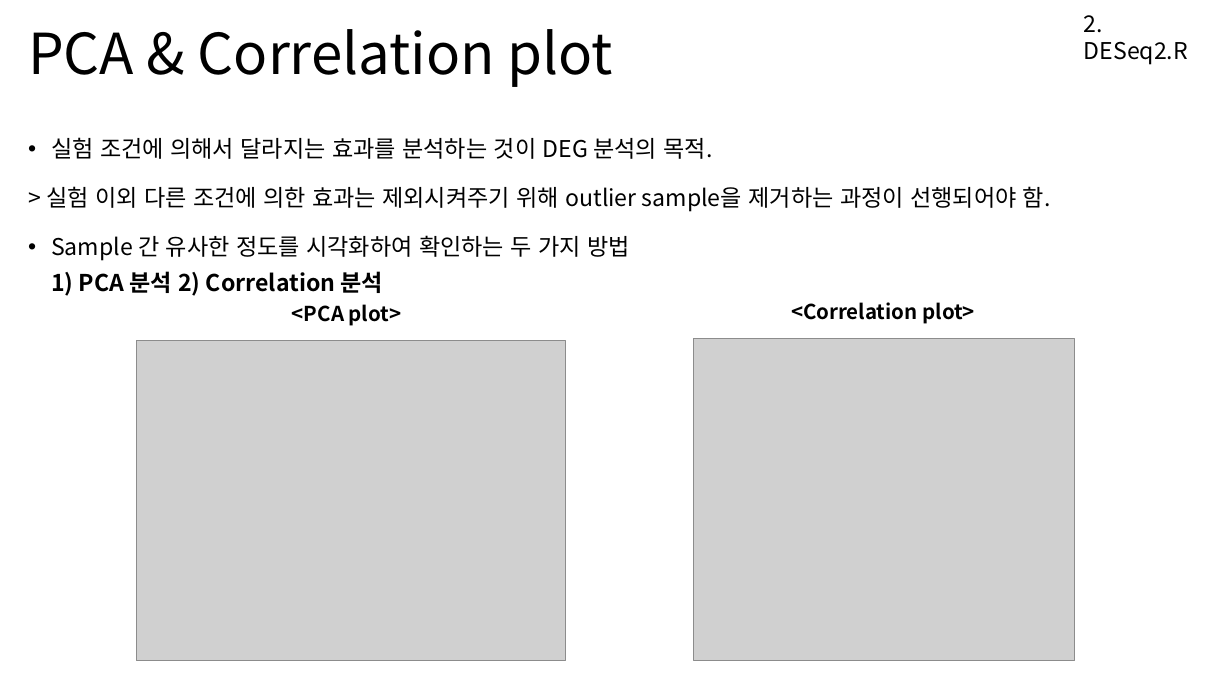
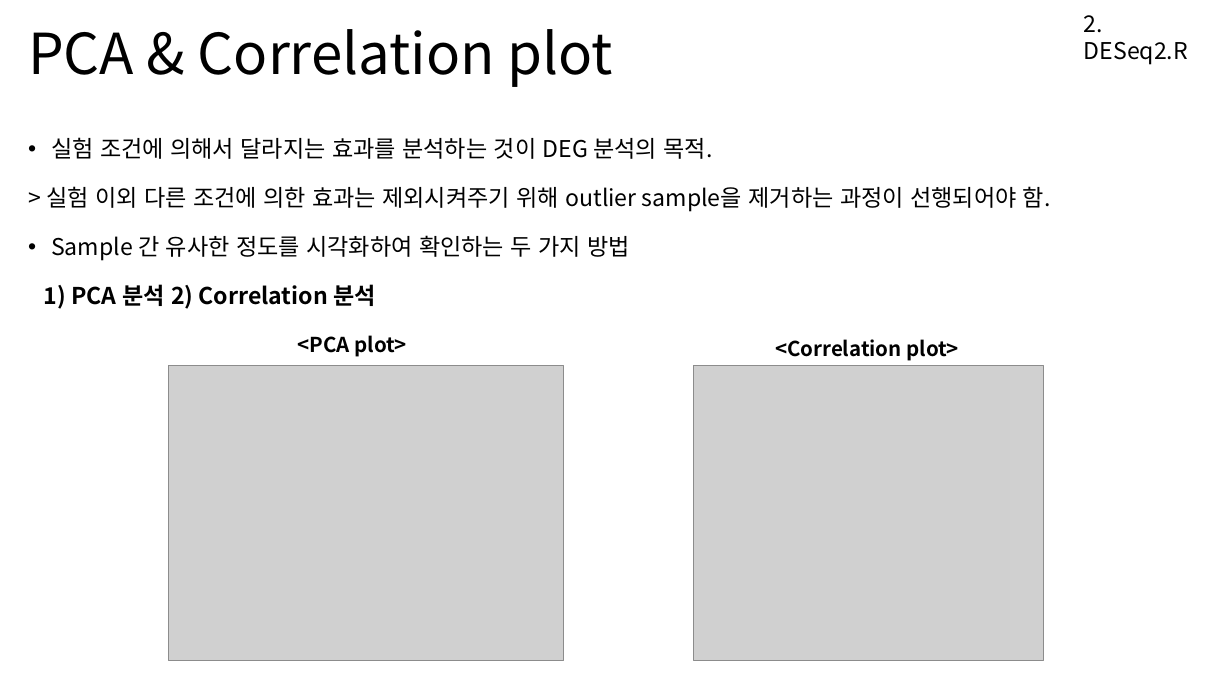
Before and after one commit to Khreat0205/Education_BulkRNAseq, a slide deck: slide 3 of Presentation/2. DESeq2 (수정).pptx. Drawn at 1232x693 pixels with LibreOffice and Linux fonts; fonts in the diff are those of the drawing; grey boxes stand for pictures. Boxes give left, top, right and bottom in pixels: in the first picture for what was removed or moved away, otherwise in the second. Text is boxed around its words. In the diff, an @@ line names an element or a change of style, - is before the commit and + after.

```diff
--- a/Presentation/2. DESeq2 (수정).pptx
+++ b/Presentation/2. DESeq2 (수정).pptx
@@ text at bbox=[44, 235, 630, 309]: text changed @@
-• Sample 간 유사한 정도를 시각화하여 확인하는 두 가지 방법
-  1) PCA 분석 2) Correlation 분석
+• Sample 간 유사한 정도를 시각화하여 확인하는 두 가지 방법
+1) PCA 분석 2) Correlation 분석
@@ text "<PCA plot>": place and size @@
-text "<PCA plot>" at bbox=[292, 304, 402, 326]
+text "<PCA plot>" at bbox=[297, 335, 407, 357]
@@ text "<Correlation plot>": place and size @@
-text "<Correlation plot>" at bbox=[791, 302, 975, 324]
+text "<Correlation plot>" at bbox=[775, 339, 960, 361]
@@ picture: place and size @@
-picture at bbox=[136, 340, 566, 661]
+picture at bbox=[168, 366, 564, 661]
@@ picture: place and size @@
-picture at bbox=[694, 339, 1075, 661]
+picture at bbox=[694, 366, 1043, 661]
```
Also in this commit, not shown: 22 other slides changed, 21 slides added, 24 slides removed, 1 other file.
